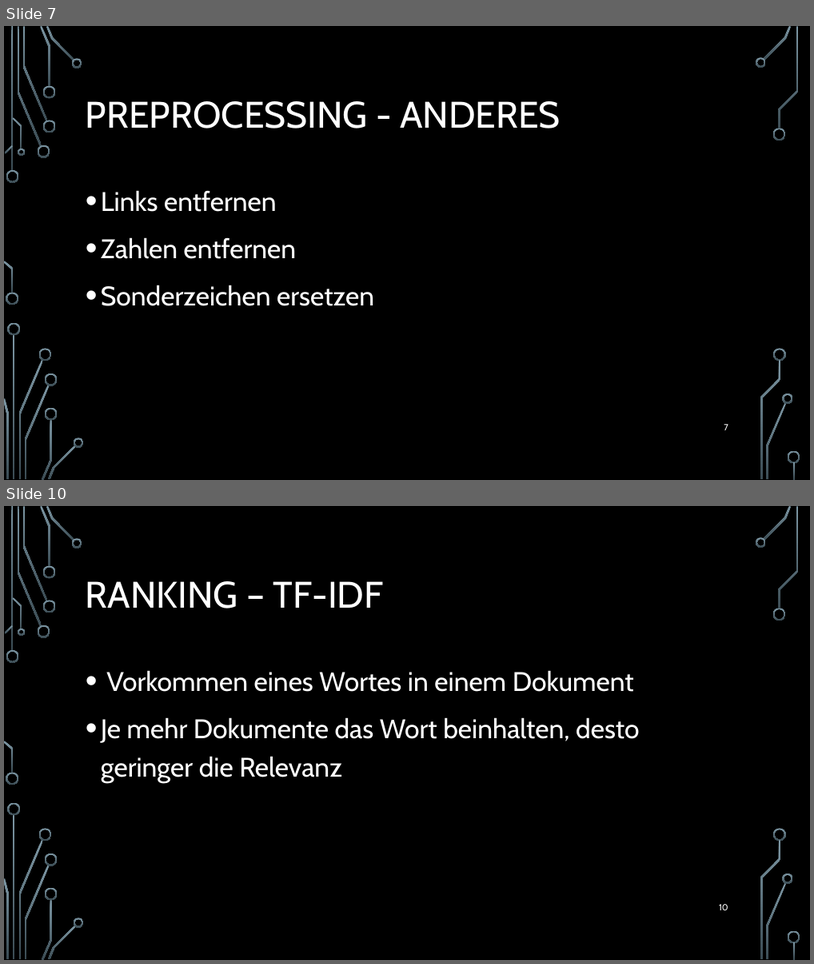
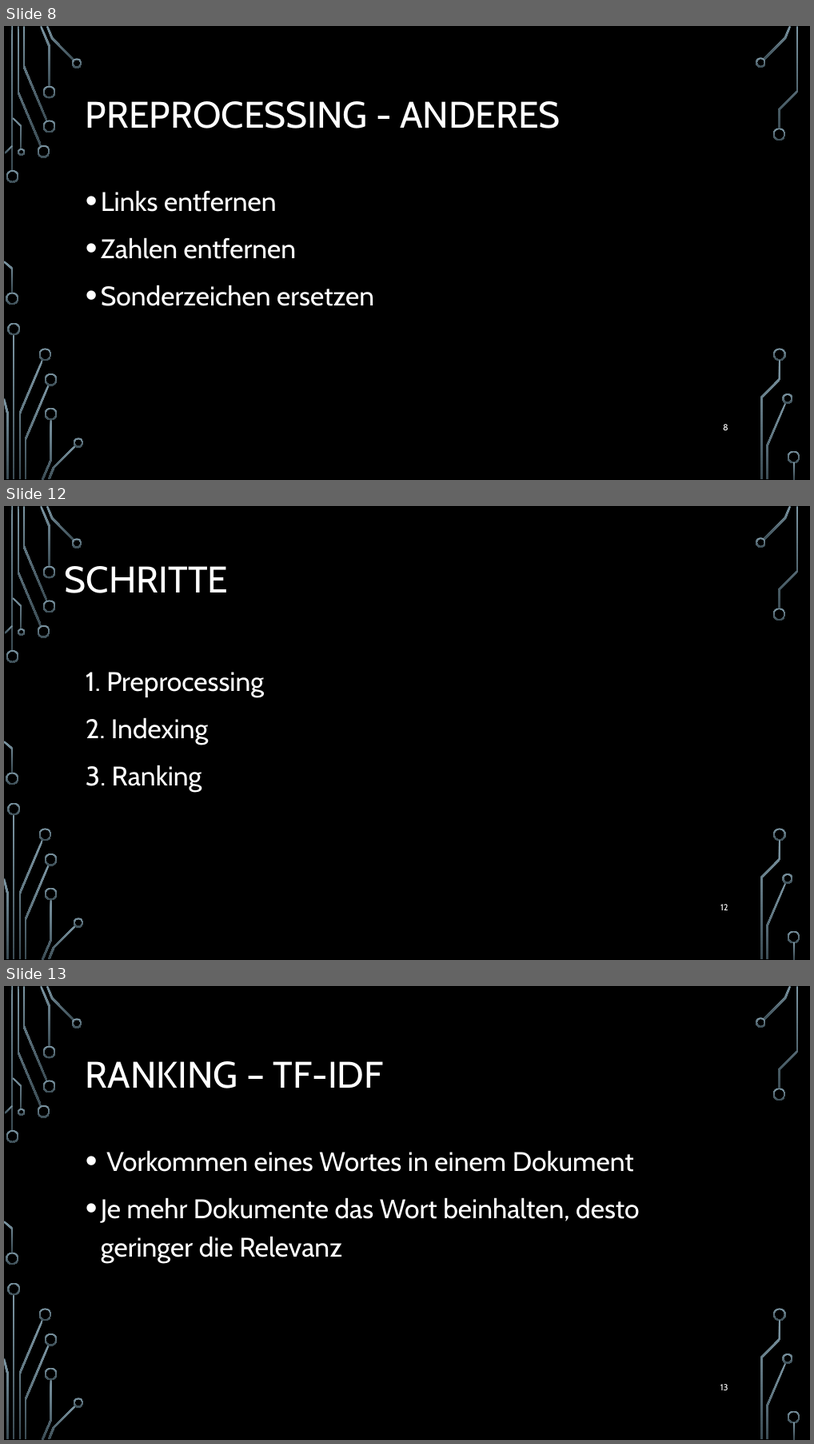
Before and after one commit to TPrime001/Grundgesetz, a slide deck: pres/Information Retrieval.pptx. Shown one above the other, each under a label of ours: slides 7 and 10 before the commit, slides 8, 12 and 13 after it; the slides between them are not shown. The pictures are 814x964 and 814x1444 pixels, drawn with LibreOffice and Linux fonts; fonts in the diff are those of the drawing; background and template pictures are left out. Boxes give left, top, right and bottom in pixels: in the first picture for what was removed or moved away, otherwise in the second. Text is boxed around its words. In the diff, an @@ line names an element or a change of style, - is before the commit and + after.

```diff
--- a/pres/Information Retrieval.pptx
+++ b/pres/Information Retrieval.pptx
@@ slide 12 added at [4, 506, 810, 960], background picture (left out); not listed: 36 template elements that a slide beside it also shows @@
@@ title added at [65, 566, 228, 593], 44 pt, text #FFFFFF @@
+SCHRITTE
@@ text added at [86, 672, 264, 792], 32 pt, text #FFFFFF @@
+1. Preprocessing
+2. Indexing
+3. Ranking
@@ page number added at [721, 904, 729, 910], 10.5 pt, text #FFFFFF @@
+12
@@ what was slide 7 is now slide 8 @@
@@ page number at [723, 424, 729, 430]: text changed @@
-7
+8
@@ what was slide 10 is now slide 13 @@
@@ page number at [721, 1384, 729, 1390]: text changed @@
-10
+13
```
Also in this commit, not shown: 6 slides changed, 6 other slides added, 2 slides removed, 1 other file.
